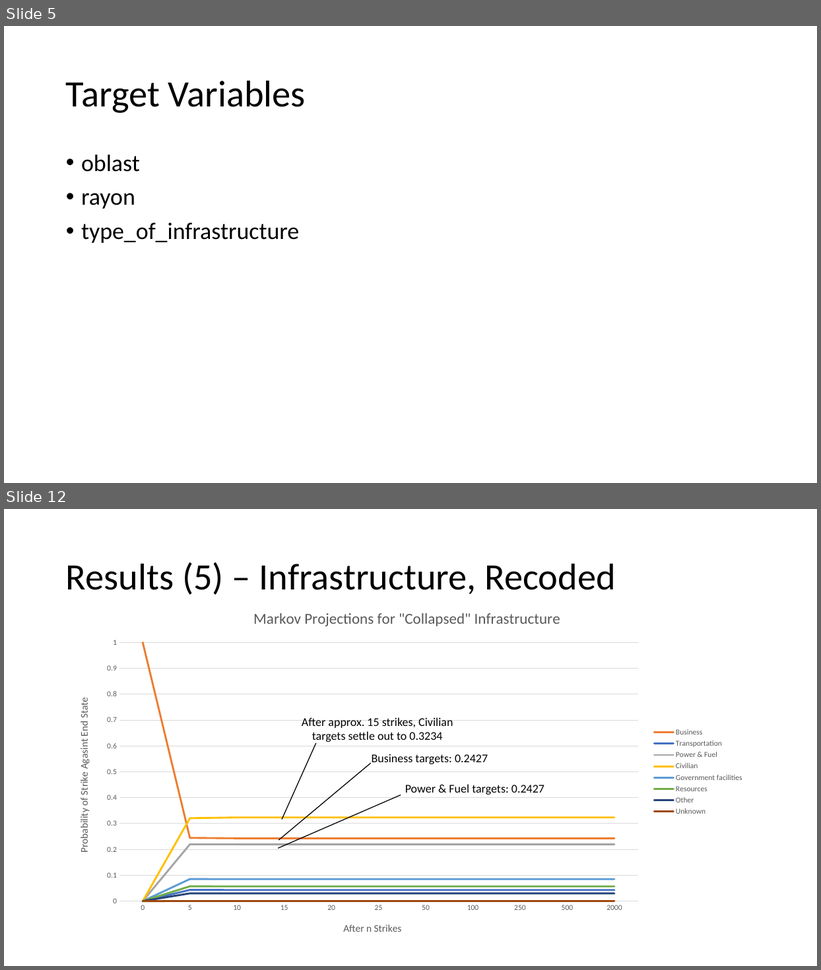
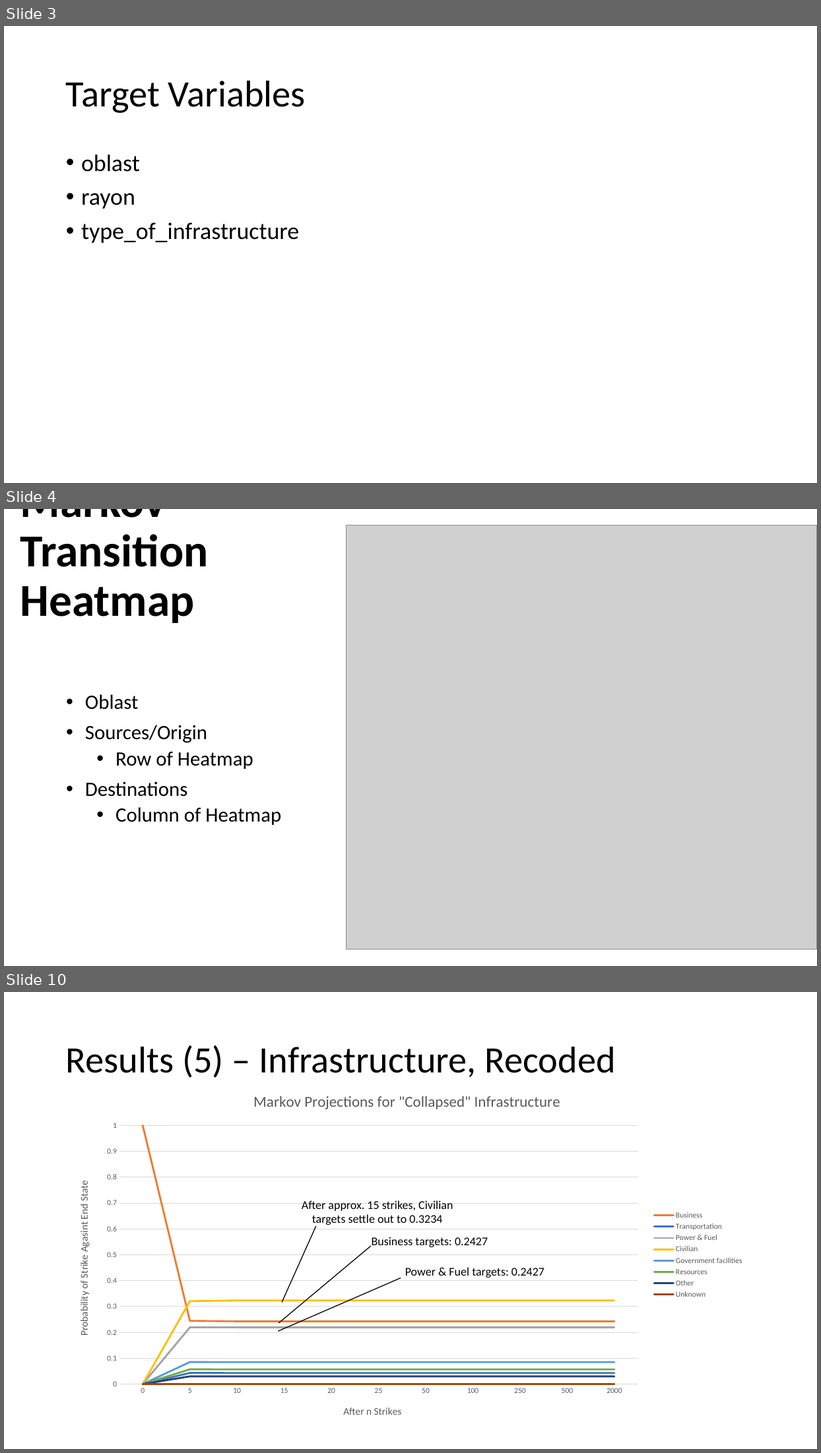
Before and after one commit to eglhannah/understanding_uncertainty_ukraine_project, a slide deck: Slide Deck Skeleton.pptx. Shown one above the other, each under a label of ours: slides 5 and 12 before the commit, slides 3, 4 and 10 after it; the slides between them are not shown. The pictures are 821x970 and 821x1453 pixels, drawn with LibreOffice and Linux fonts; fonts in the diff are those of the drawing; grey boxes stand for pictures. Boxes give left, top, right and bottom in pixels: in the first picture for what was removed or moved away, otherwise in the second. Text is boxed around its words. In the diff, an @@ line names an element or a change of style, - is before the commit and + after.

```diff
--- a/Slide Deck Skeleton.pptx
+++ b/Slide Deck Skeleton.pptx
@@ slide 4 added at box(4, 509, 817, 966), background #FFFFFF @@
@@ title added at box(20, 509, 209, 623), 54 pt, text #000000, bold @@
+Markov Transition Heatmap
@@ picture added at box(346, 525, 817, 950) @@
@@ text added at box(85, 694, 281, 825), 24 pt, text #000000 @@
+• Oblast
+• Sources/Origin
+  • Row of Heatmap
+• Destinations
+  • Column of Heatmap
@@ what was slide 5 is now slide 3 @@
@@ what was slide 12 is now slide 10 @@
```
Also in this commit, not shown: 3 slides changed, 1 other slide added, 4 slides removed.
